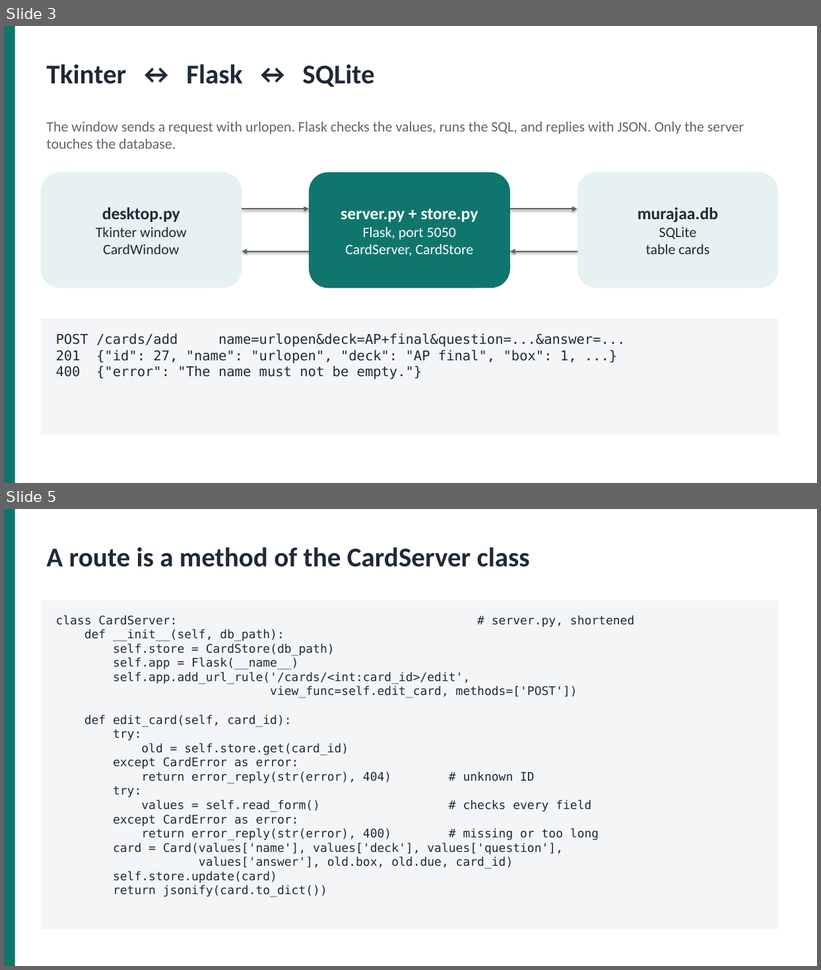
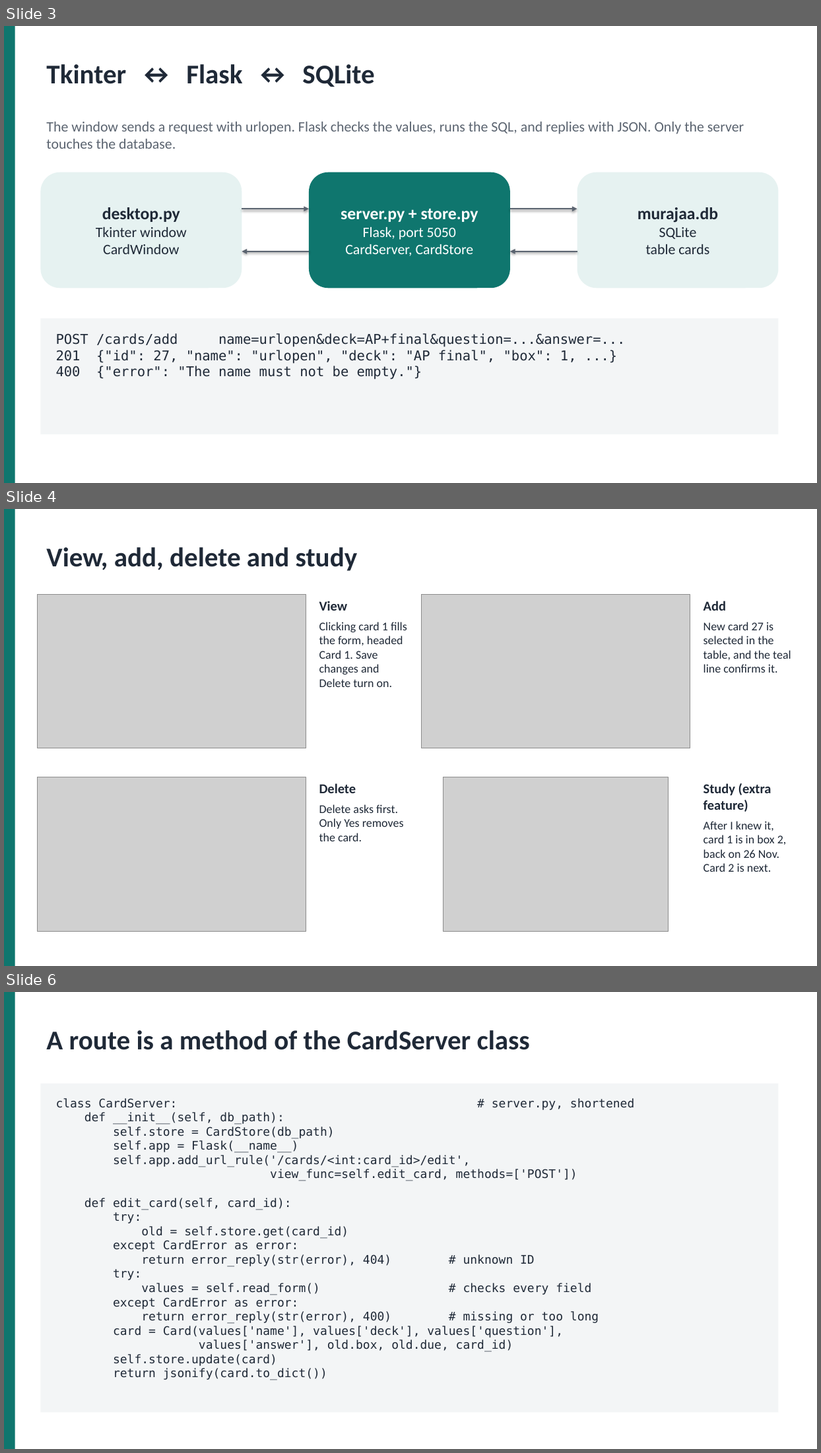
Before and after one commit to belumume/murajaa, a slide deck: Murajaa-presentation.pptx. Shown one above the other, each under a label of ours: slides 3 and 5 before the commit, slides 3, 4 and 6 after it; the slides between them are not shown. The pictures are 821x970 and 821x1453 pixels, drawn with LibreOffice and Linux fonts; fonts in the diff are those of the drawing; grey boxes stand for pictures. Boxes give left, top, right and bottom in pixels: in the first picture for what was removed or moved away, otherwise in the second. Text is boxed around its words. In the diff, an @@ line names an element or a change of style, - is before the commit and + after.

Commit message:
Report PDF and screenshots; slides show the app; database errors as JSON

```diff
--- a/Murajaa-presentation.pptx
+++ b/Murajaa-presentation.pptx
@@ slide 4 added at (4, 509, 817, 966), background #FFFFFF @@
@@ rectangle added at (4, 509, 15, 966), fill #0F766E @@
@@ text added at (46, 547, 358, 571), 32 pt, text #1F2937, bold @@
+View, add, delete and study
@@ picture added at (38, 594, 306, 749) @@
@@ text added at (319, 601, 407, 687), 14 pt, text #1F2937 @@
+View
+Clicking card 1 fills the form, headed Card 1. Save changes and Delete turn on.
@@ picture added at (422, 594, 690, 749) @@
@@ text added at (704, 601, 791, 673), 14 pt, text #1F2937 @@
+Add
+New card 27 is selected in the table, and the teal line confirms it.
@@ picture added at (38, 778, 306, 931) @@
@@ text added at (319, 784, 404, 842), 14 pt, text #1F2937 @@
+Delete
+Delete asks first. Only Yes removes the card.
@@ picture added at (443, 778, 668, 931) @@
@@ text added at (704, 784, 787, 872), 14 pt, text #1F2937 @@
+Study (extra feature)
+After I knew it, card 1 is in box 2, back on 26 Nov. Card 2 is next.
@@ what was slide 5 is now slide 6 @@
```
Also in this commit, not shown: 4 slides changed, 1 other slide added, 1 slide removed, 15 other files.
